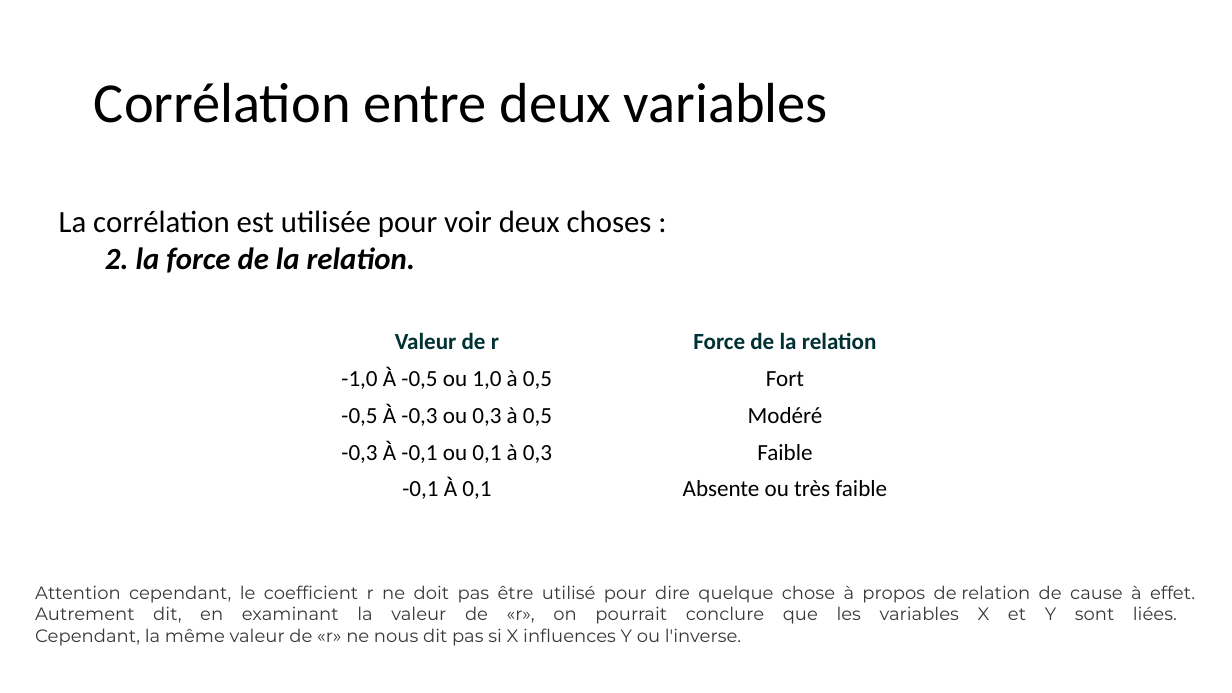
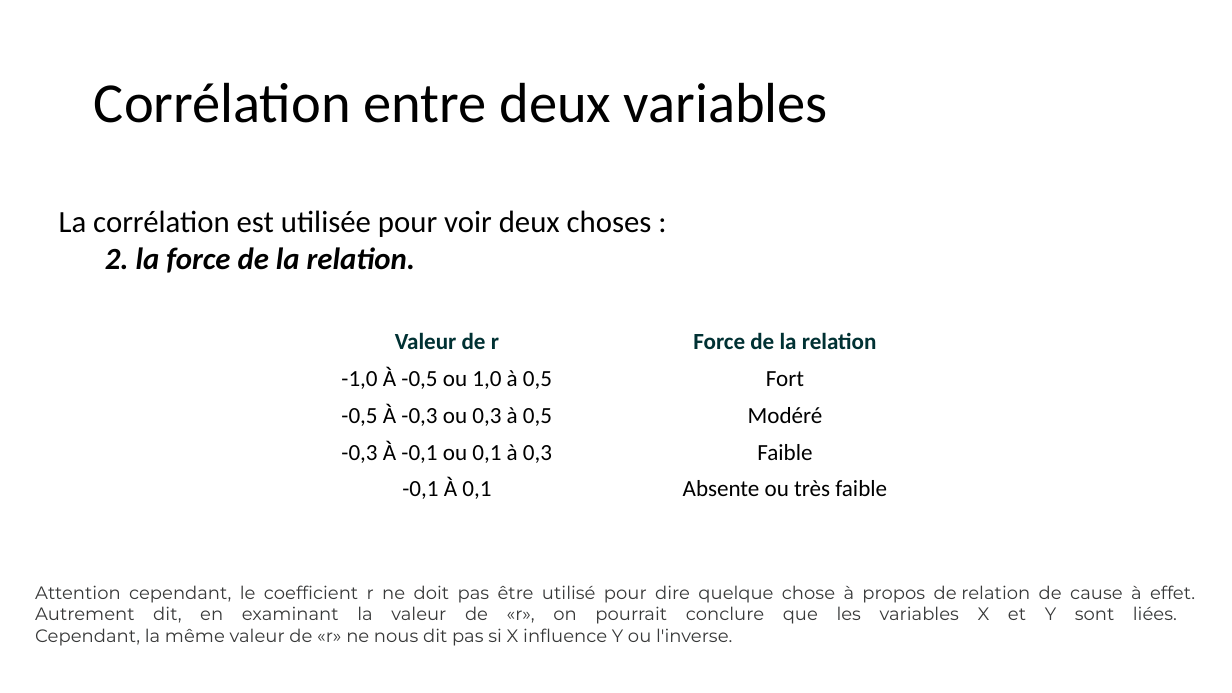
Before and after one commit to Arkantick/Enseignement_EPSI_LangageR, a slide deck: slide 39 of EPSI/Langage R/Statistiques Descriptives/Statistiques_Descriptives_R_Cours.pptx (slide 38 before the commit). Drawn at 1232x693 pixels with LibreOffice and Linux fonts; fonts in the diff are those of the drawing. Boxes give left, top, right and bottom in pixels: in the first picture for what was removed or moved away, otherwise in the second. Text is boxed around its words. In the diff, an @@ line names an element or a change of style, - is before the commit and + after.

```diff
--- a/EPSI/Langage R/Statistiques Descriptives/Statistiques_Descriptives_R_Cours.pptx
+++ b/EPSI/Langage R/Statistiques Descriptives/Statistiques_Descriptives_R_Cours.pptx
@@ text at (35,585,1195,646): text changed @@
-Attention cependant, le coefficient r ne doit pas être utilisé pour dire quelque chose à propos de relation de cause à effet. Autrement dit, en examinant la valeur de «r», on pourrait conclure que les variables X et Y sont liées.
-Cependant, la même valeur de «r» ne nous dit pas si X influences Y ou l'inverse.
+Attention cependant, le coefficient r ne doit pas être utilisé pour dire quelque chose à propos de relation de cause à effet. Autrement dit, en examinant la valeur de «r», on pourrait conclure que les variables X et Y sont liées.
+Cependant, la même valeur de «r» ne nous dit pas si X influence Y ou l'inverse.
```
Also in this commit, not shown: 7 other slides changed, 7 slides added, 2 slides removed, 1 other file.
